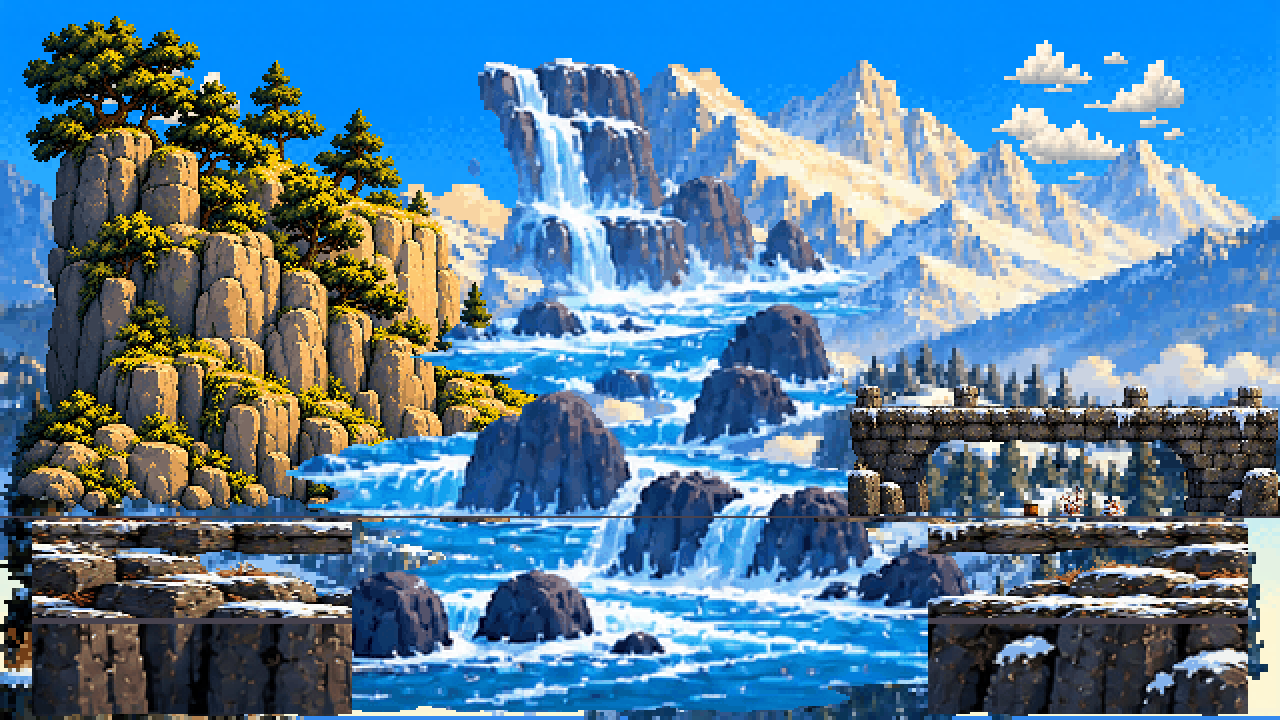
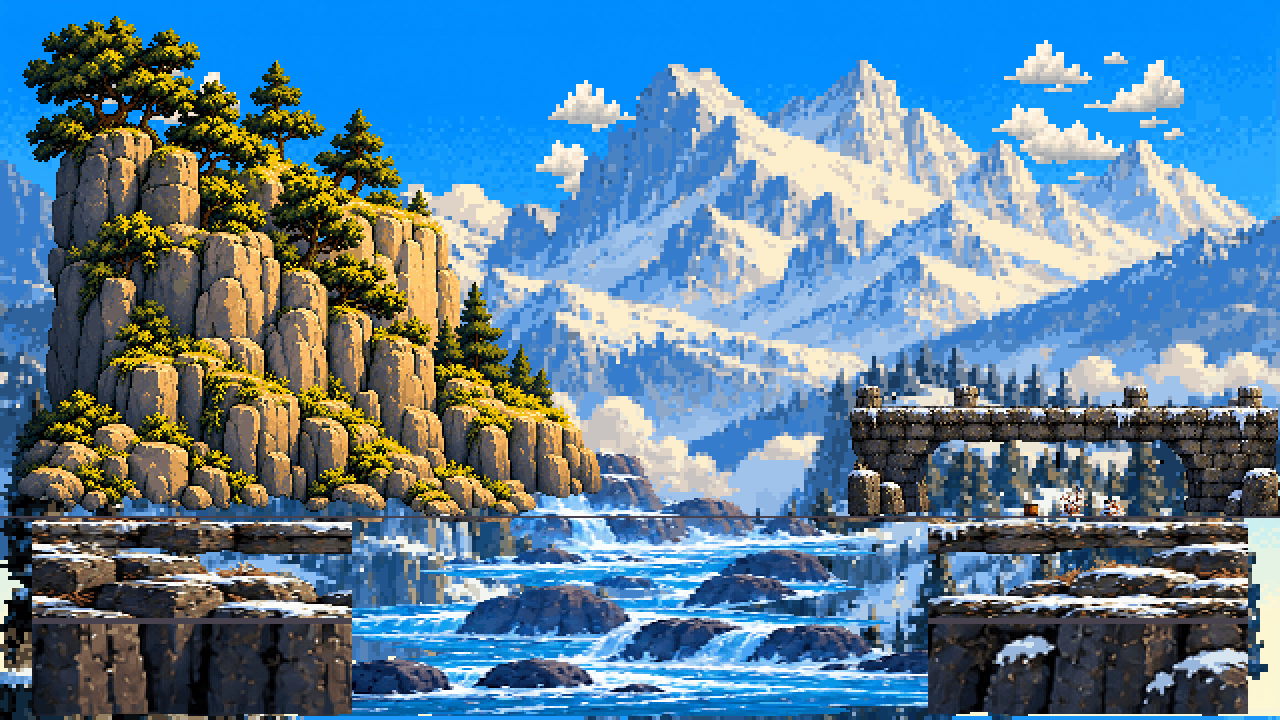
Before/after of a 1280 x 720 layered artwork. What changed in the layer stack:
painted on "terrain" over [32, 624, 1248, 716]
painted on "under" over [32, 518, 1248, 620]
painted on "water" over [116, 58, 1188, 716]
added layer "water_back" above "mid" over [468, 450, 794, 516]
painted on "mid" over [0, 388, 1268, 720]
painted on "far" over [0, 60, 1280, 608]
painted on "clouds" over [48, 52, 1184, 256]
painted on "sky" over [0, 12, 1280, 720]
